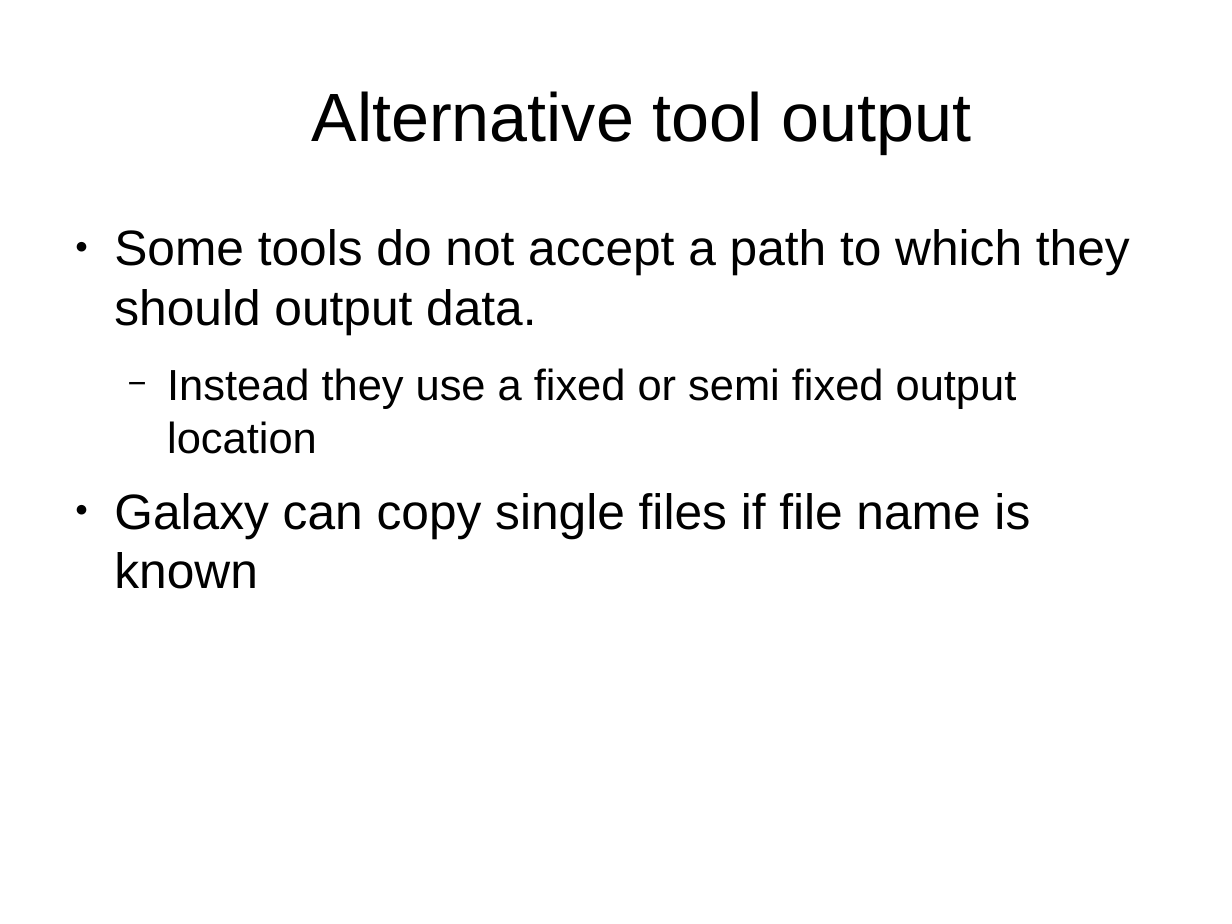
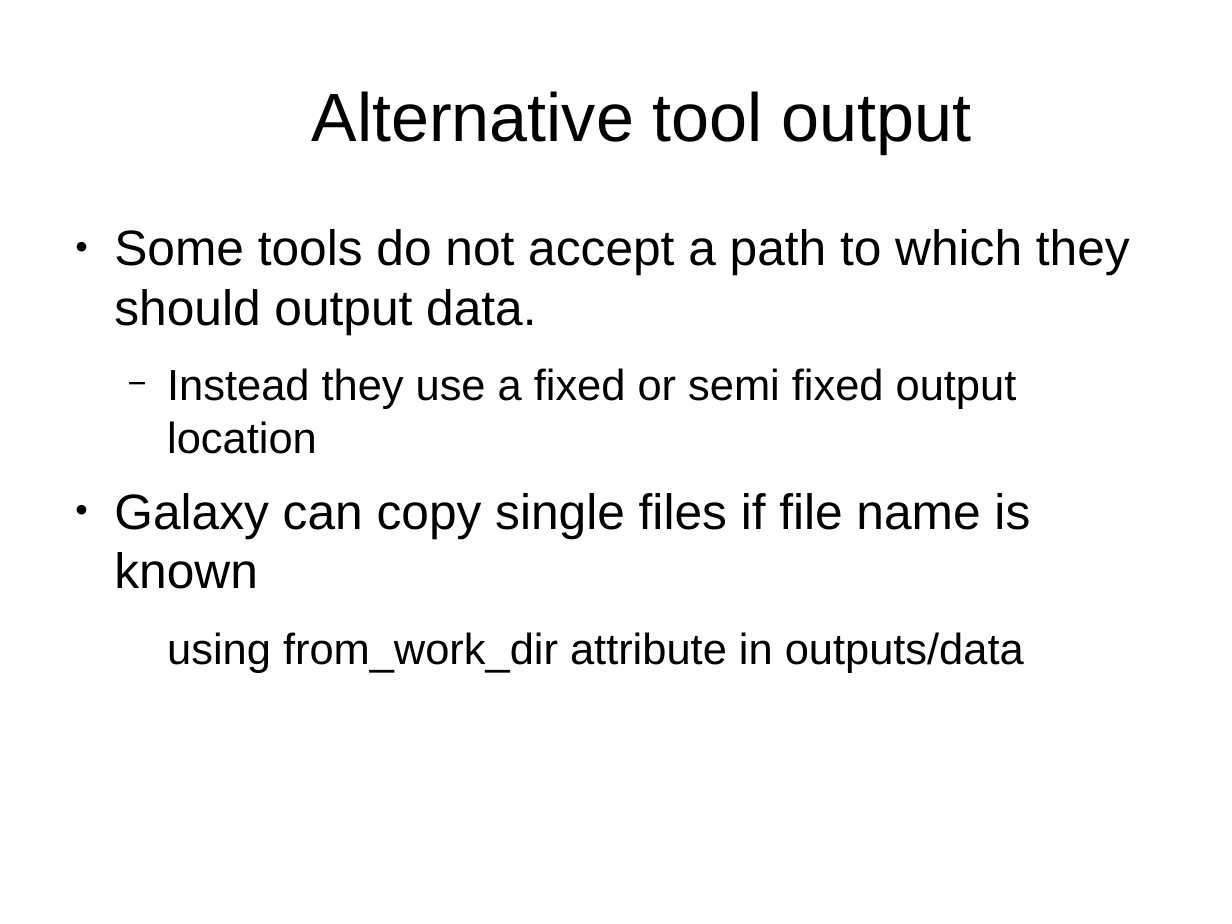
Before and after one commit to Christian-B/galaxy_tutorial, a slide deck: slide 49 of tool_xml.odp. Drawn at 1232x924 pixels with LibreOffice and Linux fonts; fonts in the diff are those of the drawing. Boxes give left, top, right and bottom in pixels: in the first picture for what was removed or moved away, otherwise in the second. Text is boxed around its words. In the diff, an @@ line names an element or a change of style, - is before the commit and + after.

```diff
--- a/tool_xml.odp
+++ b/tool_xml.odp
@@ text at [167,632,1024,673]: paragraph added @@
+  using from_work_dir attribute in outputs/data
```
Also in this commit, not shown: 7 other slides changed.
